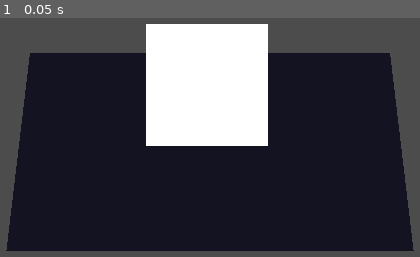
Above: before the commit, frame 1.
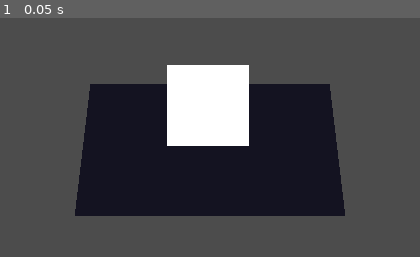
Above: after the commit, the same moment.

Repository: wzli/LittleFighterZ
Game: Godot game, scene res://test.tscn
The game is run twice, just before and just after one commit, with the same random seed, the same clock (stepped at 60 frames per second) and the same inputs.
Inputs:
- Up to frame 1 (0.05 s): no input

The runs differ from the first frame. In frame 1, 47% of the frame differs, in the area x 1-99%, y 2-98%.

Commit message:
fixed sticky input bug

Diff:
--- a/little_fighter_z/characters/bandit/bandit.tscn
+++ b/little_fighter_z/characters/bandit/bandit.tscn
@@ -3,7 +3,7 @@
 [ext_resource path="res://characters/character.tscn" type="PackedScene" id=1]
 [ext_resource path="res://characters/bandit/spritesheet.png" type="Texture" id=2]
 
-[node name="Bandit" index="0" instance=ExtResource( 1 )]
+[node name="Bandit" instance=ExtResource( 1 )]
 
 [node name="Sprite3D" parent="." index="2"]
 texture = ExtResource( 2 )
--- a/little_fighter_z/characters/character.gd
+++ b/little_fighter_z/characters/character.gd
@@ -2,8 +2,8 @@
 
 class_name Character
 
-export(float) var walk_speed: float = 1
-export(float) var run_speed: float = 3
+export(float) var walk_speed: float = 2
+export(float) var run_speed: float = 4
 
 enum ComboKey {NONE, UP, DOWN, LEFT, RIGHT, ATTACK, DEFEND, JUMP}
 
--- a/little_fighter_z/characters/character.tscn
+++ b/little_fighter_z/characters/character.tscn
@@ -84,7 +84,6 @@
 
 [node name="CollisionShape" type="CollisionShape" parent="."]
 transform = Transform( 1, 0, 0, 0, -4.37114e-008, -1, 0, 1, -4.37114e-008, 0, 0.6, 0 )
-visible = false
 shape = SubResource( 1 )
 
 [node name="AnimationPlayer" type="AnimationPlayer" parent="."]
--- a/little_fighter_z/logic/player.gd
+++ b/little_fighter_z/logic/player.gd
@@ -49,8 +49,7 @@
 
 func _unhandled_key_input(event : InputEventKey):
 	if combo_timer.wait_time - combo_timer.time_left < 0.05:
-		combo_timer.start()
-		return
+		combo_code = Character.ComboKey.NONE
 	if not add_combo_key():
 	    return
 	combo_timer.start()
--- a/little_fighter_z/logic/player.tscn
+++ b/little_fighter_z/logic/player.tscn
@@ -6,7 +6,7 @@
 script = ExtResource( 1 )
 
 [node name="ComboTimer" type="Timer" parent="."]
-wait_time = 0.25
+wait_time = 0.3
 one_shot = true
 
 [connection signal="timeout" from="ComboTimer" to="." method="_on_ComboTimer_timeout"]
--- a/little_fighter_z/test.tscn
+++ b/little_fighter_z/test.tscn
@@ -15,7 +15,7 @@
 
 [node name="Camera" type="Camera" parent="."]
 transform = Transform( 1, 0, 0, 0, 1, 0, 0, 0, 1, 0, 18, 30 )
-fov = 10.0
+fov = 15.0
 script = ExtResource( 1 )
 
 [node name="TempFloor" type="MeshInstance" parent="."]
